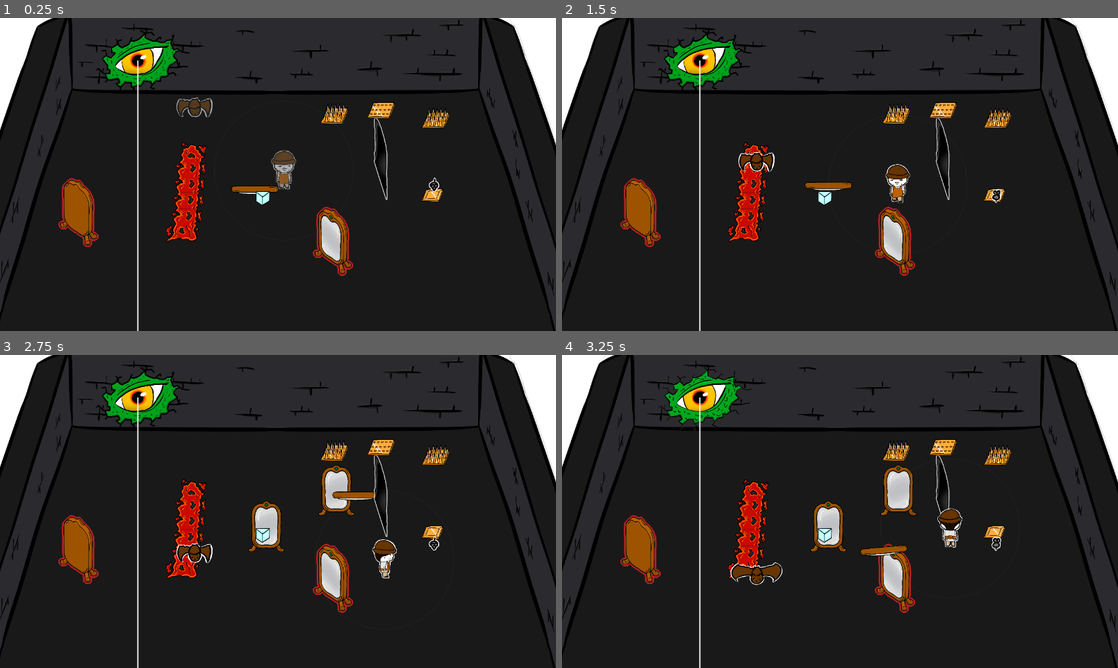
Above: before the commit, frames 1-4 (two rows, left to right).
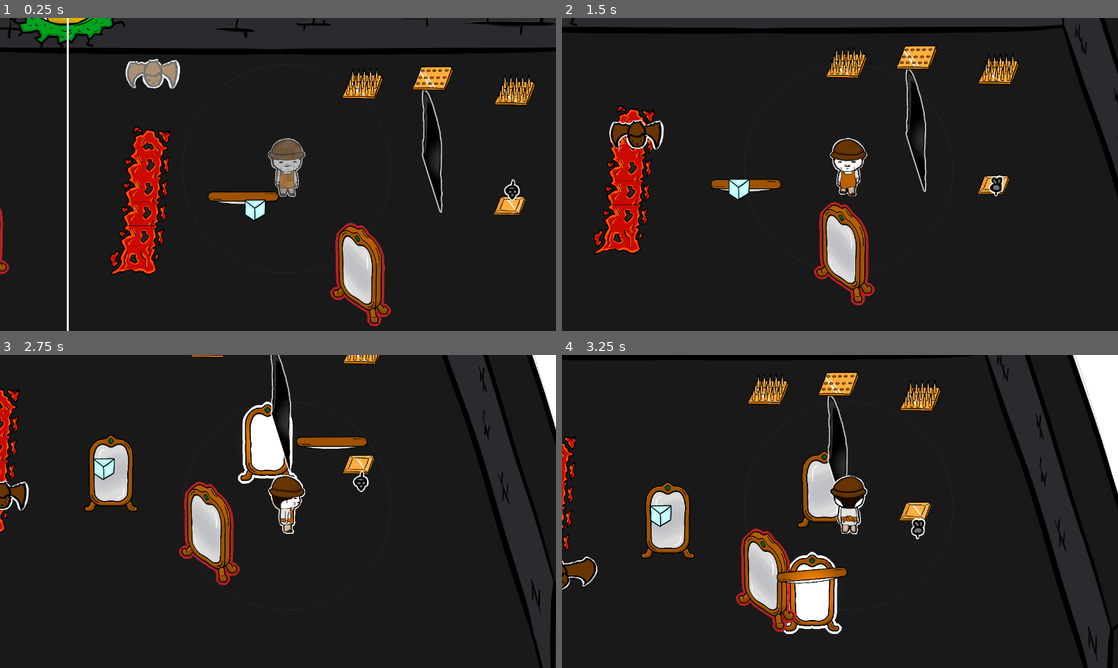
Above: after the commit, the same moments.

Repository: londek/bazylustra
Game: Godot game, scene res://scenes/levels/level.tscn
Two runs of this game, one before a commit and one after it. Both use one fixed random seed, a clock stepped at 60 frames per second and the inputs below.
Inputs (mouse positions are in pixels of both pictures, inside the frame that each line leads up to):
- Up to frame 1 (0.25 s): no input
- Up to frame 2 (1.5 s): move the mouse to (962, 158) at 0.52 s; hold D (right) 0.53-1.28 s; click (962, 158) at 0.6 s; move the mouse to (728, 190) at 1.27 s; hold S (down) from 1.28 s (still down); right-click (728, 190) at 1.35 s
- Up to frame 3 (2.75 s): click (166, 527) at 1.55 s; move the mouse to (333, 442) at 2.02 s; release S (down) at 2.03 s; hold D (right) from 2.03 s (still down); click (333, 442) at 2.1 s
- Up to frame 4 (3.25 s): move the mouse to (812, 574) at 2.77 s; release D (right) at 2.78 s; hold W (up) from 2.78 s (still down); tap Mouse wheel up (rotate_left_little) at 2.85 s; click (812, 574) at 3.05 s

The runs differ from the first frame. In frame 1, 22% of the frame differs, in the area x 0-100%, y 0-100%; in frame 2, 22%; in frame 3, 22%; in frame 4, 24%.

Commit message:
glorp

Diff:
--- a/assets/shaders/stoned_visual.tres
+++ b/assets/shaders/stoned_visual.tres
@@ -1,4 +1,7 @@
-[gd_resource type="VisualShader" load_steps=5 format=3 uid="uid://ffsdqokgdg0w"]
+[gd_resource type="VisualShader" load_steps=7 format=3 uid="uid://ffsdqokgdg0w"]
+
+[sub_resource type="VisualShaderNodeTexture" id="VisualShaderNodeTexture_03611"]
+source = 5
 
 [sub_resource type="VisualShaderNodeInput" id="VisualShaderNodeInput_yyejq"]
 input_name = "color"
@@ -11,19 +14,21 @@
 [sub_resource type="VisualShaderNodeFloatParameter" id="VisualShaderNodeFloatParameter_qo0cc"]
 parameter_name = "progress"
 hint = 2
-max = 0.9
 default_value_enabled = true
 
 [sub_resource type="VisualShaderNodeMix" id="VisualShaderNodeMix_rfwtc"]
 default_input_values = [0, Quaternion(0, 0, 0, 0), 1, Quaternion(1, 1, 1, 1), 2, Quaternion(0.5, 0.5, 0.5, 0.5)]
 op_type = 5
 
+[sub_resource type="VisualShaderNodeTexture2DParameter" id="VisualShaderNodeTexture2DParameter_rgj6n"]
+parameter_name = "IMG"
+
 [resource]
 code = "shader_type canvas_item;
 render_mode blend_mix;
 
-uniform vec4 StoneColor : source_color = vec4(0.248400, 0.248400, 0.248400, 1.000000);
-uniform float progress : hint_range(0, 0.89999997615814, 0.10000000149012) = 0;
+uniform sampler2D IMG;
+uniform float progress : hint_range(0, 1, 0.10000000149012) = 0;
 
 
 
@@ -32,8 +37,9 @@
 	vec4 n_out4p0 = COLOR;
 
 
-// ColorParameter:5
-	vec4 n_out5p0 = StoneColor;
+	vec4 n_out10p0;
+// Texture2D:10
+	n_out10p0 = texture(IMG, UV);
 
 
 // FloatParameter:7
@@ -41,7 +47,7 @@
 
 
 // Mix:8
-	vec4 n_out8p0 = mix(n_out4p0, n_out5p0, vec4(n_out7p0));
+	vec4 n_out8p0 = mix(n_out4p0, n_out10p0, vec4(n_out7p0));
 
 
 // Output:0
@@ -55,9 +61,13 @@
 nodes/fragment/4/node = SubResource("VisualShaderNodeInput_yyejq")
 nodes/fragment/4/position = Vector2(-320, 120)
 nodes/fragment/5/node = SubResource("VisualShaderNodeColorParameter_srf8q")
-nodes/fragment/5/position = Vector2(-400, 220)
+nodes/fragment/5/position = Vector2(-340, 220)
 nodes/fragment/7/node = SubResource("VisualShaderNodeFloatParameter_qo0cc")
-nodes/fragment/7/position = Vector2(-340, 480)
+nodes/fragment/7/position = Vector2(-740, 380)
 nodes/fragment/8/node = SubResource("VisualShaderNodeMix_rfwtc")
 nodes/fragment/8/position = Vector2(120, 220)
-nodes/fragment/connections = PackedInt32Array(4, 0, 8, 0, 5, 0, 8, 1, 7, 0, 8, 2, 8, 0, 0, 0)
+nodes/fragment/9/node = SubResource("VisualShaderNodeTexture2DParameter_rgj6n")
+nodes/fragment/9/position = Vector2(-360, 560)
+nodes/fragment/10/node = SubResource("VisualShaderNodeTexture_03611")
+nodes/fragment/10/position = Vector2(60, 500)
+nodes/fragment/connections = PackedInt32Array(4, 0, 8, 0, 7, 0, 8, 2, 8, 0, 0, 0, 9, 0, 10, 2, 10, 0, 8, 1)
--- /dev/null
+++ b/globals/cutout.gdshader
@@ -0,0 +1,13 @@
+shader_type canvas_item;
+
+uniform sampler2D mask;
+uniform float scale: hint_range(0.0, 1.0, 0.1);
+
+void fragment() {
+	float s = scale == 0.0 ? 0.0 : pow(2.0, 10.0 * scale - 10.0);
+	s *= 75.0f;
+	int cutoff = int(s / 75.0f);
+	vec2 offset = vec2(0.5, 0.5) * (1.0 - s);
+	vec4 mask_color = texture(mask, UV * s + offset);
+	COLOR.a = 1.0 - mask_color.a + float(cutoff);
+}
--- /dev/null
+++ b/globals/cutscene_player.gd
@@ -0,0 +1,10 @@
+extends CanvasLayer
+
+
+enum CUTSCENES {WALL_BREAK}
+
+
+func play(ctscn: CUTSCENES):
+	match ctscn:
+		CUTSCENES.WALL_BREAK:
+			print("smocze jaja")
--- /dev/null
+++ b/globals/cutscene_player.tscn
@@ -0,0 +1,6 @@
+[gd_scene load_steps=2 format=3 uid="uid://b63j08457sp33"]
+
+[ext_resource type="Script" path="res://globals/cutscene_player.gd" id="1_wcxi1"]
+
+[node name="CutscenePlayer" type="CanvasLayer"]
+script = ExtResource("1_wcxi1")
--- /dev/null
+++ b/globals/scene_transitions.gd
@@ -0,0 +1,32 @@
+extends CanvasLayer
+
+@onready var animation_player: AnimationPlayer = $AnimationPlayer
+var latest_target: String
+
+
+func change_scene_to_path(target: String) -> void:
+	animation_player.play("FadeToBlack")
+	await animation_player.animation_finished
+	get_tree().change_scene_to_file(target)
+	animation_player.play_backwards("FadeToBlack")
+
+
+func change_scene_to_packed(target: PackedScene) -> void:
+	animation_player.play("FadeToBlack")
+	await animation_player.animation_finished
+	get_tree().change_scene_to_packed(target)
+	animation_player.play_backwards("FadeToBlack")
+
+
+func reload_scene_persona():
+	animation_player.play("PersonaFlash")
+
+
+func reload_scene_eye() -> void:
+	animation_player.play("FadeToBlack")
+	await animation_player.animation_finished
+	animation_player.play_backwards("FadeToBlack")
+
+
+func reload_scene() -> void:
+	get_tree().reload_current_scene()
--- /dev/null
+++ b/globals/scene_transitions.tscn
@@ -0,0 +1,144 @@
+[gd_scene load_steps=15 format=3 uid="uid://b2fl5acoclvdr"]
+
+[ext_resource type="Shader" path="res://globals/cutout.gdshader" id="1_cwba3"]
+[ext_resource type="Texture2D" uid="uid://bxgiltvokva4d" path="res://assets/placeholder/mask_eye.png" id="2_8n6to"]
+[ext_resource type="Script" path="res://globals/scene_transitions.gd" id="3_u571t"]
+[ext_resource type="Texture2D" uid="uid://boh3n0xqkxr6j" path="res://assets/ui/persona_1.png" id="4_oypke"]
+[ext_resource type="Texture2D" uid="uid://dtl71uw8ebqan" path="res://assets/ui/persona_2.png" id="5_hpt1v"]
+[ext_resource type="Texture2D" uid="uid://bmstn0y1qwchu" path="res://assets/ui/persona_3.png" id="6_w3uf6"]
+[ext_resource type="Texture2D" uid="uid://dkqw1ks0gisba" path="res://assets/ui/persona_4.png" id="7_d1rac"]
+[ext_resource type="Texture2D" uid="uid://d00vmekyf5pay" path="res://assets/ui/persona_5.png" id="8_bigr3"]
+[ext_resource type="Texture2D" uid="uid://cru6apms6qm3w" path="res://assets/ui/persona_6.png" id="9_2hva2"]
+
+[sub_resource type="ShaderMaterial" id="ShaderMaterial_ep0c4"]
+shader = ExtResource("1_cwba3")
+shader_parameter/scale = 0.0
+shader_parameter/mask = ExtResource("2_8n6to")
+
+[sub_resource type="Animation" id="Animation_ux0k7"]
+length = 0.001
+tracks/0/type = "value"
+tracks/0/imported = false
+tracks/0/enabled = true
+tracks/0/path = NodePath("ColorRect:material:shader_parameter/scale")
+tracks/0/interp = 1
+tracks/0/loop_wrap = true
+tracks/0/keys = {
+"times": PackedFloat32Array(0),
+"transitions": PackedFloat32Array(1),
+"update": 0,
+"values": [0.0]
+}
+tracks/1/type = "value"
+tracks/1/imported = false
+tracks/1/enabled = true
+tracks/1/path = NodePath("TextureRect:texture")
+tracks/1/interp = 1
+tracks/1/loop_wrap = true
+tracks/1/keys = {
+"times": PackedFloat32Array(0),
+"transitions": PackedFloat32Array(1),
+"update": 1,
+"values": [null]
+}
+tracks/2/type = "value"
+tracks/2/imported = false
+tracks/2/enabled = true
+tracks/2/path = NodePath("TextureRect:flip_h")
+tracks/2/interp = 1
+tracks/2/loop_wrap = true
+tracks/2/keys = {
+"times": PackedFloat32Array(0),
+"transitions": PackedFloat32Array(1),
+"update": 1,
+"values": [false]
+}
+
+[sub_resource type="Animation" id="Animation_wqdul"]
+resource_name = "FadeToBlack"
+tracks/0/type = "value"
+tracks/0/imported = false
+tracks/0/enabled = true
+tracks/0/path = NodePath("ColorRect:material:shader_parameter/scale")
+tracks/0/interp = 1
+tracks/0/loop_wrap = true
+tracks/0/keys = {
+"times": PackedFloat32Array(0, 1),
+"transitions": PackedFloat32Array(1, 1),
+"update": 0,
+"values": [0.0, 1.0]
+}
+
+[sub_resource type="Animation" id="Animation_rwrar"]
+resource_name = "PersonaFlash"
+length = 1.1
+step = 0.1
+tracks/0/type = "value"
+tracks/0/imported = false
+tracks/0/enabled = true
+tracks/0/path = NodePath("TextureRect:texture")
+tracks/0/interp = 1
+tracks/0/loop_wrap = true
+tracks/0/keys = {
+"times": PackedFloat32Array(0, 0.1, 0.2, 0.3, 0.4, 0.5, 0.6, 0.7, 0.8, 0.9, 1),
+"transitions": PackedFloat32Array(1, 1, 1, 1, 1, 1, 1, 1, 1, 1, 1),
+"update": 1,
+"values": [ExtResource("4_oypke"), ExtResource("5_hpt1v"), ExtResource("6_w3uf6"), ExtResource("7_d1rac"), ExtResource("8_bigr3"), ExtResource("9_2hva2"), ExtResource("8_bigr3"), ExtResource("7_d1rac"), ExtResource("6_w3uf6"), ExtResource("5_hpt1v"), ExtResource("4_oypke")]
+}
+tracks/1/type = "value"
+tracks/1/imported = false
+tracks/1/enabled = true
+tracks/1/path = NodePath("TextureRect:flip_h")
+tracks/1/interp = 1
+tracks/1/loop_wrap = true
+tracks/1/keys = {
+"times": PackedFloat32Array(0, 0.8),
+"transitions": PackedFloat32Array(1, 1),
+"update": 1,
+"values": [false, true]
+}
+tracks/2/type = "method"
+tracks/2/imported = false
+tracks/2/enabled = true
+tracks/2/path = NodePath(".")
+tracks/2/interp = 1
+tracks/2/loop_wrap = true
+tracks/2/keys = {
+"times": PackedFloat32Array(0.5),
+"transitions": PackedFloat32Array(1),
+"values": [{
+"args": [],
+"method": &"reload_scene"
+}]
+}
+
+[sub_resource type="AnimationLibrary" id="AnimationLibrary_ieigs"]
+_data = {
+"FadeToBlack": SubResource("Animation_wqdul"),
+"PersonaFlash": SubResource("Animation_rwrar"),
+"RESET": SubResource("Animation_ux0k7")
+}
+
+[node name="SceneTransitions" type="CanvasLayer"]
+script = ExtResource("3_u571t")
+
+[node name="ColorRect" type="ColorRect" parent="."]
+material = SubResource("ShaderMaterial_ep0c4")
+anchors_preset = 15
+anchor_right = 1.0
+anchor_bottom = 1.0
+grow_horizontal = 2
+grow_vertical = 2
+color = Color(0.0923971, 0.0923971, 0.0923971, 1)
+
+[node name="TextureRect" type="TextureRect" parent="."]
+anchors_preset = 15
+anchor_right = 1.0
+anchor_bottom = 1.0
+grow_horizontal = 2
+grow_vertical = 2
+
+[node name="AnimationPlayer" type="AnimationPlayer" parent="."]
+libraries = {
+"": SubResource("AnimationLibrary_ieigs")
+}
--- a/project.godot
+++ b/project.godot
@@ -14,6 +14,10 @@
 run/main_scene="res://scenes/levels/level.tscn"
 config/features=PackedStringArray("4.3", "Forward Plus")
 config/icon="res://icon.svg"
+
+[autoload]
+
+SceneTransitions="*res://globals/scene_transitions.tscn"
 
 [display]
 
--- a/scenes/levels/level.tscn
+++ b/scenes/levels/level.tscn
@@ -88,15 +88,15 @@
 position = Vector2(66, -43)
 mirror_cursor = NodePath("../MirrorCursor")
 
+[node name="Camera2D" type="Camera2D" parent="Player"]
+position = Vector2(-66, 44)
+zoom = Vector2(0.3, 0.3)
+metadata/_edit_lock_ = true
+
 [node name="Laser" parent="." node_paths=PackedStringArray("mirror_cursor") instance=ExtResource("7_d6bhu")]
 position = Vector2(-1613, -1309)
 angle = 90.0
 mirror_cursor = NodePath("../MirrorCursor")
-
-[node name="Camera2D" type="Camera2D" parent="."]
-position = Vector2(0, 1)
-zoom = Vector2(0.2, 0.2)
-metadata/_edit_lock_ = true
 
 [node name="Prism" parent="." instance=ExtResource("8_hifb8")]
 position = Vector2(-174, 276)
--- a/scenes/objects/bat.gd
+++ b/scenes/objects/bat.gd
@@ -14,67 +14,67 @@
 const DISTANCE_THRESHOLD := 2
 
 var is_stoned:
-    set(val):
-        is_stoned = val
-        walkable_collision.disabled = !is_stoned
-        var tween := get_tree().create_tween().set_trans(Tween.TRANS_SINE)
-        if is_stoned:
-            tween.tween_method(update_shader_val, 0.0, 0.9, 0.5)
-            animation_player.pause()
-        else:
-            tween.tween_method(update_shader_val, 0.9, 0.0, 0.5)
+	set(val):
+		is_stoned = val
+		walkable_collision.disabled = !is_stoned
+		var tween := get_tree().create_tween().set_trans(Tween.TRANS_SINE)
+		if is_stoned:
+			tween.tween_method(update_shader_val, 0.0, 0.9, 0.5)
+			animation_player.pause()
+		else:
+			tween.tween_method(update_shader_val, 0.9, 0.0, 0.5)
 
 
 var direction_flag := false
 
 func _ready() -> void:
-    global_position = waypoint_a
-    is_stoned = false
+	global_position = waypoint_a
+	is_stoned = false
 
 func _physics_process(delta: float) -> void:
-    if is_stoned:
-        return
+	if is_stoned:
+		return
 
-    if direction_flag:
-        velocity = global_position.direction_to(waypoint_b) * speed
-        if global_position.distance_to(waypoint_b) < DISTANCE_THRESHOLD:
-            direction_flag = false
-    else:
-        velocity = global_position.direction_to(waypoint_a) * speed
-        if global_position.distance_to(waypoint_a) < DISTANCE_THRESHOLD:
-            direction_flag = true
+	if direction_flag:
+		velocity = global_position.direction_to(waypoint_b) * speed
+		if global_position.distance_to(waypoint_b) < DISTANCE_THRESHOLD:
+			direction_flag = false
+	else:
+		velocity = global_position.direction_to(waypoint_a) * speed
+		if global_position.distance_to(waypoint_a) < DISTANCE_THRESHOLD:
+			direction_flag = true
 
 
-    if velocity.x:
-        $Sprite2D.flip_h = velocity.x > 0
+	if velocity.x:
+		$Sprite2D.flip_h = velocity.x > 0
 
-    if velocity.y:
-        if velocity.y > 0:
-            animation_player.play("fly_down")
-        else:
-            animation_player.play("fly_up")
-    else:
-        if velocity.x:
-            animation_player.play("fly_left")
+	if velocity.y:
+		if velocity.y > 0:
+			animation_player.play("fly_down")
+		else:
+			animation_player.play("fly_up")
+	else:
+		if velocity.x:
+			animation_player.play("fly_left")
 
-    move_and_slide()
+	move_and_slide()
 
 func update_shader_val(val: float):
-    sprite_2d.material.set("shader_parameter/progress", val)
+	sprite_2d.material.set("shader_parameter/progress", val)
 
 
 func _on_laser_enter():
-    is_stoned = true
+	is_stoned = true
 
 
 func _on_laser_exit():
-    #is_stoned = false
-    pass
+	#is_stoned = false
+	pass
 
 
 func _on_walkable_area_body_entered(body: Node2D) -> void:
-    body.set_collision_mask_value(6, false)
+	body.set_collision_mask_value(6, false)
 
 
 func _on_walkable_area_body_exited(body: Node2D) -> void:
-    body.set_collision_mask_value(6, true)
+	body.set_collision_mask_value(6, true)
--- a/scenes/objects/bat.tscn
+++ b/scenes/objects/bat.tscn
@@ -21,7 +21,6 @@
 [sub_resource type="ShaderMaterial" id="ShaderMaterial_nv17t"]
 resource_local_to_scene = true
 shader = ExtResource("2_5cbku")
-shader_parameter/StoneColor = Color(0.2484, 0.2484, 0.2484, 1)
 shader_parameter/progress = 0.0
 
 [sub_resource type="Animation" id="Animation_srn7x"]
@@ -129,5 +128,7 @@
 [node name="CollisionShape2D" type="CollisionShape2D" parent="WalkableArea"]
 shape = SubResource("RectangleShape2D_k8xq1")
 
+[node name="SafetyGuard" type="StaticBody2D" parent="."]
+
 [connection signal="body_entered" from="WalkableArea" to="." method="_on_walkable_area_body_entered"]
 [connection signal="body_exited" from="WalkableArea" to="." method="_on_walkable_area_body_exited"]
--- a/scenes/objects/rat.tscn
+++ b/scenes/objects/rat.tscn
@@ -15,7 +15,6 @@
 [sub_resource type="ShaderMaterial" id="ShaderMaterial_bjgns"]
 resource_local_to_scene = true
 shader = ExtResource("2_w4388")
-shader_parameter/StoneColor = Color(0.262932, 0.262932, 0.262932, 1)
 shader_parameter/progress = 0.0
 
 [sub_resource type="Animation" id="Animation_qi4vs"]
--- a/scenes/player/player.gd
+++ b/scenes/player/player.gd
@@ -17,10 +17,11 @@
 		is_stoned = val
 		var tween := get_tree().create_tween().set_trans(Tween.TRANS_SINE)
 		if is_stoned:
-			tween.tween_method(update_shader_val, 0.0, 0.9, 0.5)
+			SceneTransitions.reload_scene_persona()
+			tween.tween_method(update_shader_val, 0.0, 1.0, 0.5)
 			animation_player.pause()
 		else:
-			tween.tween_method(update_shader_val, 0.9, 0.0, 0.5)
+			tween.tween_method(update_shader_val, 1.0, 0.0, 0.5)
 
 
 @export var mirror_cursor: MirrorCursor
@@ -63,7 +64,7 @@
 			closest_mirror.queue_free()
 
 	if Input.is_action_just_pressed("reset"):
-		get_tree().reload_current_scene()
+		SceneTransitions.reload_scene_persona()
 
 	var direction := Input.get_vector("left", "right", "up", "down")
 
--- a/scenes/player/player.tscn
+++ b/scenes/player/player.tscn
@@ -1,8 +1,9 @@
-[gd_scene load_steps=27 format=3 uid="uid://ddmxx0a0mg7ia"]
+[gd_scene load_steps=28 format=3 uid="uid://ddmxx0a0mg7ia"]
 
 [ext_resource type="Script" path="res://scenes/player/player.gd" id="1_tl15c"]
 [ext_resource type="Texture2D" uid="uid://docvxdh0k2gy3" path="res://assets/player/player_down.png" id="2_obtah"]
 [ext_resource type="Shader" uid="uid://ffsdqokgdg0w" path="res://assets/shaders/stoned_visual.tres" id="2_xhbgc"]
+[ext_resource type="Texture2D" uid="uid://j5ohxg5qgccp" path="res://assets/placeholder/noise_.jpg" id="3_8deny"]
 [ext_resource type="Texture2D" uid="uid://bjx2jw2ws0mtd" path="res://assets/player/player_down_1.png" id="3_75a6l"]
 [ext_resource type="Texture2D" uid="uid://b0igo1um3ylm6" path="res://assets/player/player_down_2.png" id="4_otjgb"]
 [ext_resource type="Texture2D" uid="uid://bdygx6b5tq5jx" path="res://assets/player/player_down_3.png" id="5_ss5nx"]
@@ -26,8 +27,8 @@
 [sub_resource type="ShaderMaterial" id="ShaderMaterial_cixci"]
 resource_local_to_scene = true
 shader = ExtResource("2_xhbgc")
-shader_parameter/StoneColor = Color(0.310617, 0.310617, 0.310617, 1)
-shader_parameter/progress = 0.0
+shader_parameter/progress = 0.9
+shader_parameter/IMG = ExtResource("3_8deny")
 
 [sub_resource type="Animation" id="Animation_xoq2k"]
 length = 0.001
Binary file added: assets/cutscenes/wall_break_1.png
Not shown, added: assets/cutscenes/wall_break_1.png.import
Binary file added: assets/cutscenes/wall_break_2.png
Not shown, added: assets/cutscenes/wall_break_2.png.import
Binary file added: assets/cutscenes/wall_break_3.png
Not shown, added: assets/cutscenes/wall_break_3.png.import
Binary file added: assets/cutscenes/wall_break_4.png
Not shown, added: assets/cutscenes/wall_break_4.png.import
Binary file added: assets/cutscenes/wall_break_5.png
Not shown, added: assets/cutscenes/wall_break_5.png.import
Binary file added: assets/placeholder/alien.jpg
Not shown, added: assets/placeholder/alien.jpg.import
(and 27 more such lines)
